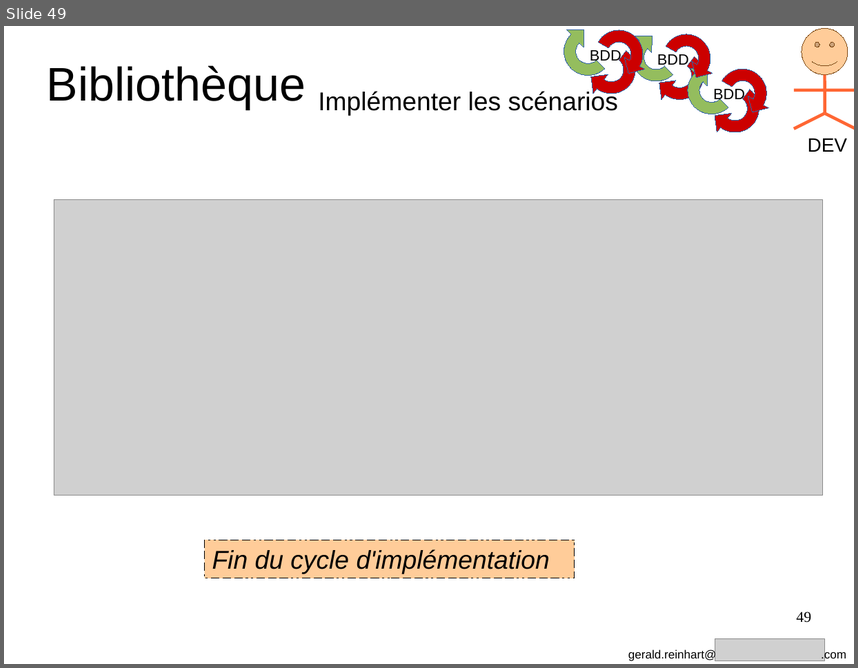
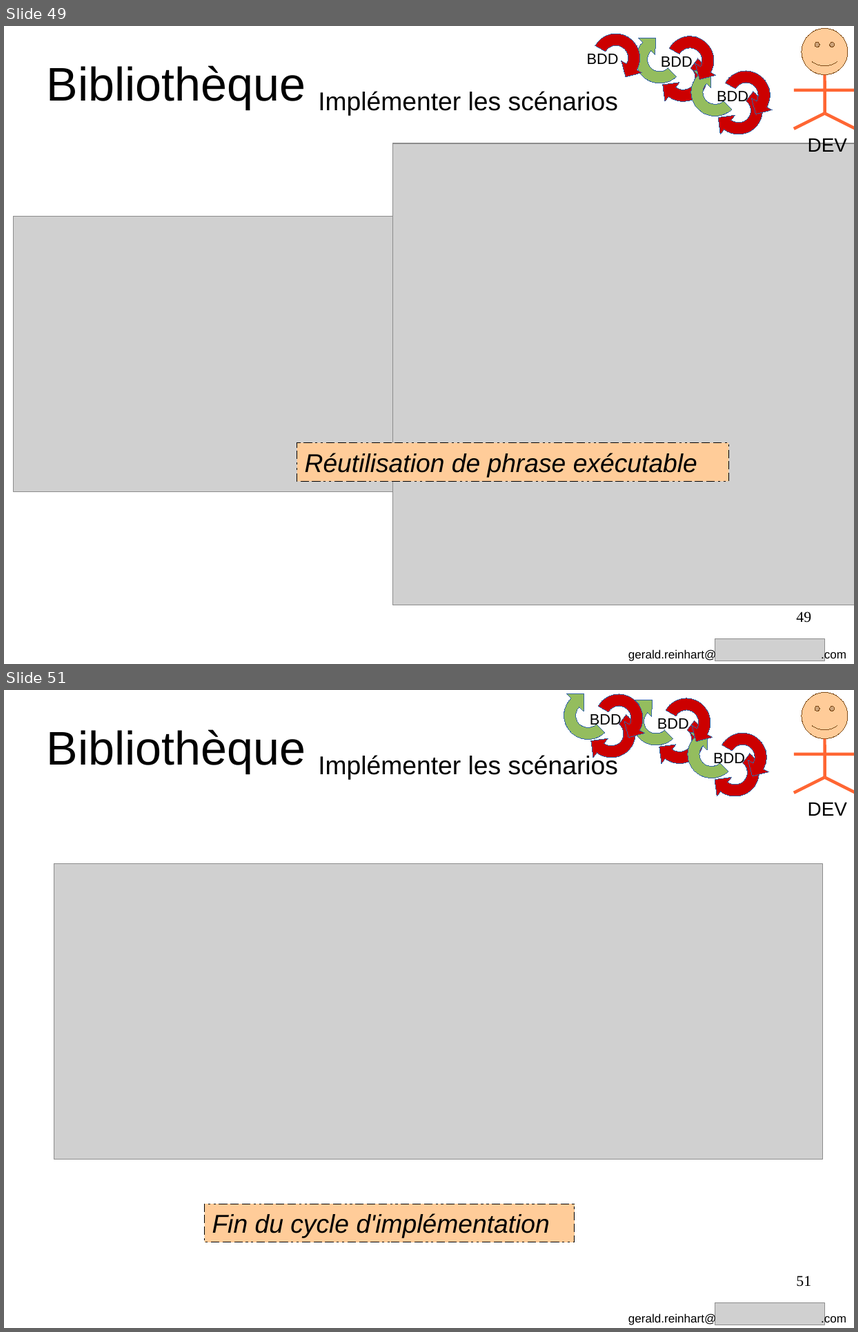
Before and after one commit to GeReinhart/dojo-bdd-library-ws-java, a slide deck: doc/BDD_presentation_agile_grenoble_2016.odp. Shown one above the other, each under a label of ours: slide 49 before the commit, slides 49 and 51 after it; the slides between them are not shown. The pictures are 858x668 and 858x1332 pixels, drawn with LibreOffice and Linux fonts; fonts in the diff are those of the drawing; grey boxes stand for pictures. Boxes give left, top, right and bottom in pixels: in the first picture for what was removed or moved away, otherwise in the second. Text is boxed around its words. In the diff, an @@ line names an element or a change of style, - is before the commit and + after.

```diff
--- a/doc/BDD_presentation_agile_grenoble_2016.odp
+++ b/doc/BDD_presentation_agile_grenoble_2016.odp
@@ slide 49 added at (4,26,854,664), background #FFFFFF @@
@@ text added at (47,65,306,109), 44 pt, text #000000 @@
+Bibliothèque
@@ group added at (584,26,779,143): 7 freeform shapes, 3 texts @@
+BDD
+BDD
+BDD
@@ text added at (318,91,618,115), 24 pt, text #000000 @@
+Implémenter les scénarios
@@ picture added at (392,143,854,604) @@
@@ group added at (794,28,854,152): 4 lines, 1 smiley face, 1 text @@
+DEV
@@ picture added at (13,216,682,492) @@
@@ rectangle added at (297,443,729,481), fill #FFCC99, outline #000000 0 pt, 24 pt, text #000000, italic @@
+Réutilisation de phrase exécutable
@@ page number added at (796,611,811,622), 14 pt, text #000000 @@
+49
@@ picture added at (715,639,825,661) @@
@@ text added at (628,648,846,661), 11 pt, text #000000 @@
+gerald.reinhart@ .com
@@ what was slide 49 is now slide 51 @@
@@ page number at (796,1275,811,1286): text changed @@
-49
+51
```
Also in this commit, not shown: 6 slides changed, 1 other slide added, 1 slide removed, 6 other files.
